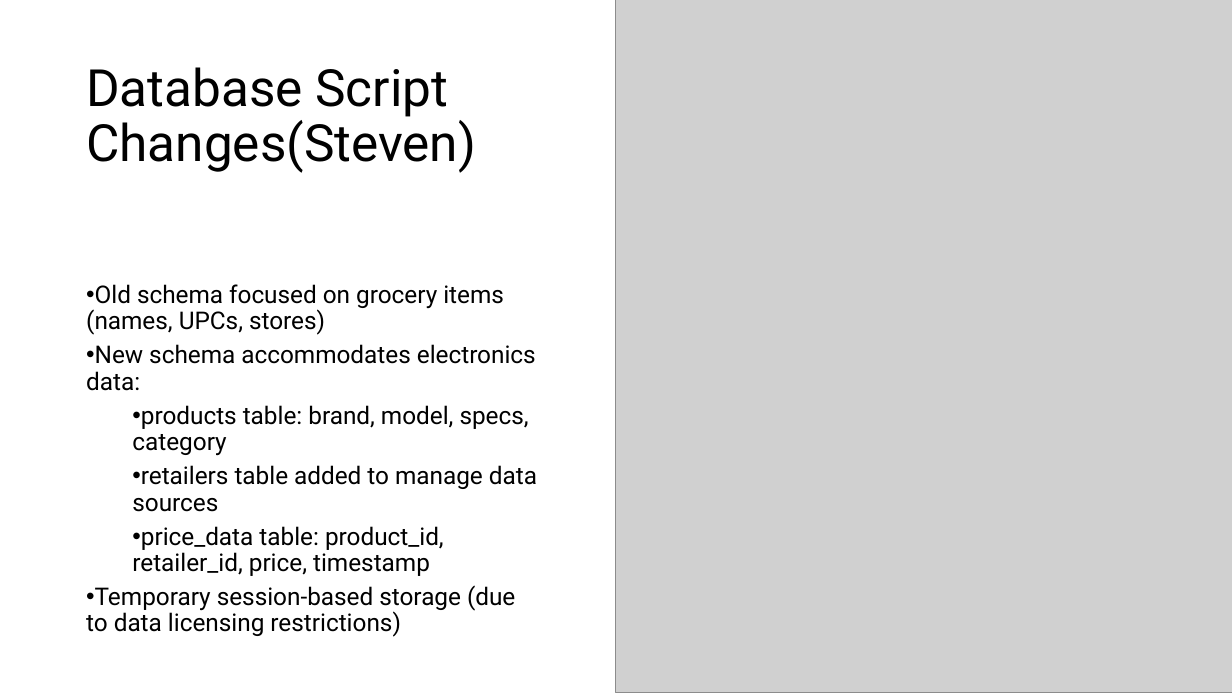
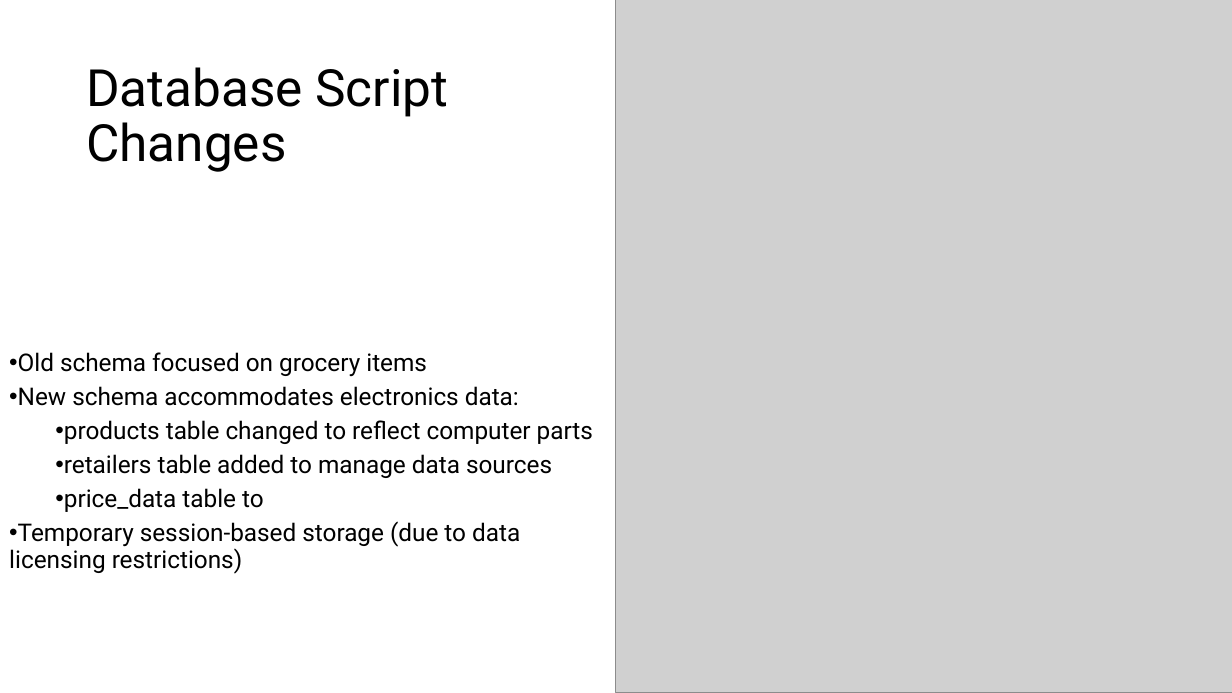
Before and after one commit to Jormungandr72/Cross-Website-Price-Checker, a slide deck: slide 5 of docs/phase_three_docs/Phase_Three_Presentation.pptx. Drawn at 1232x693 pixels with LibreOffice and Linux fonts; fonts in the diff are those of the drawing; grey boxes stand for pictures. Boxes give left, top, right and bottom in pixels: in the first picture for what was removed or moved away, otherwise in the second. Text is boxed around its words. In the diff, an @@ line names an element or a change of style, - is before the commit and + after.

```diff
--- a/docs/phase_three_docs/Phase_Three_Presentation.pptx
+++ b/docs/phase_three_docs/Phase_Three_Presentation.pptx
@@ title at (86,67,448,172): text changed @@
-Database Script Changes(Steven)
+Database Script Changes
@@ text "Old schema focused on grocery ...": place and size @@
-text "Old schema focused on grocery ..." at (86,284,537,637)
+text "Old schema focused on grocery ..." at (9,352,593,574)
@@ text at (18,352,427,376): text changed @@
-• Old schema focused on grocery items (names, UPCs, stores)
+• Old schema focused on grocery items
@@ text at (64,420,593,444): text changed @@
-  • products table: brand, model, specs, category
+  • products table changed to reflect computer parts
@@ text at (64,488,264,512): text changed @@
-  • price_data table: product_id, retailer_id, price, timestamp
+  • price_data table to
```
Also in this commit, not shown: 7 other slides changed.
